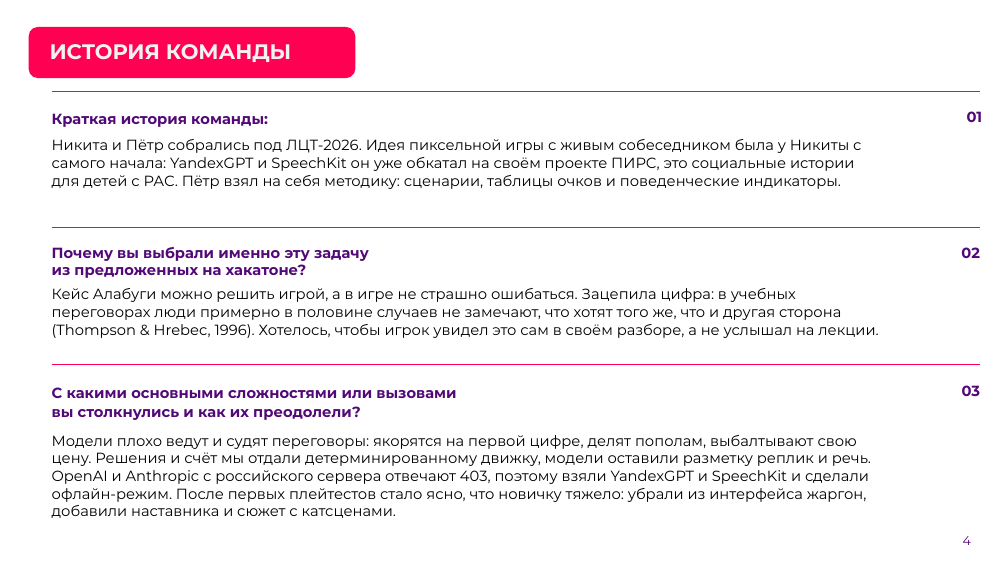
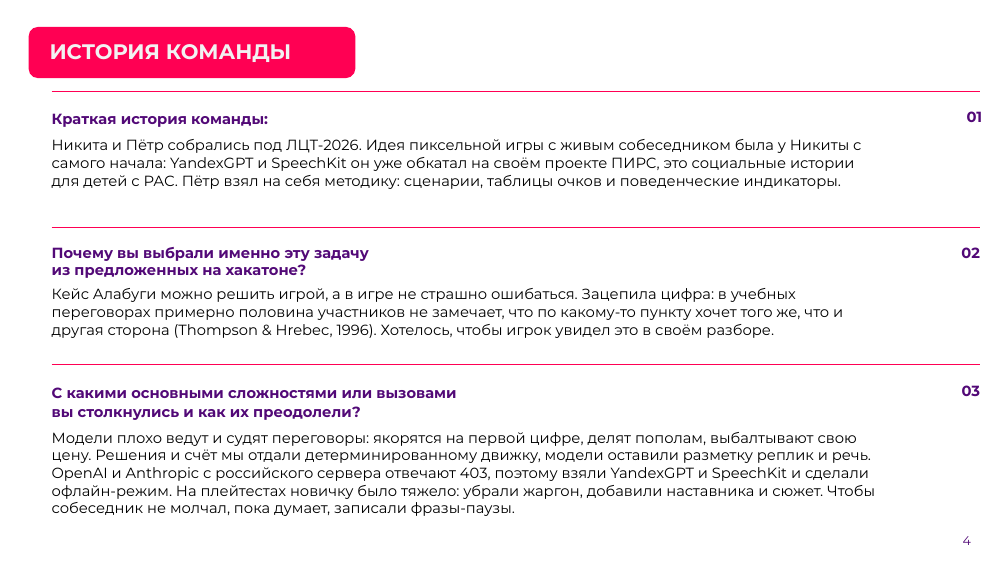
Before and after one commit to 57lol/arena-peregovorov, a slide deck: slide 4 of docs/presentation.pptx. Drawn at 1008x567 pixels with LibreOffice and Linux fonts; fonts in the diff are those of the drawing; background and template pictures are left out. Boxes give left, top, right and bottom in pixels: in the first picture for what was removed or moved away, otherwise in the second. Text is boxed around its words. In the diff, an @@ line names an element or a change of style, - is before the commit and + after.

Commit message:
Презентация: вёрстка по шаблону ЛЦТ и актуальное содержание
Починил фото и скрины (плейсхолдеры теряли размеры), плашки заголовков, график поведения, квадраты на слайде про ход, заливку карточек. Добавил слайды «Как проверить за 5 минут» и «Голос и звук», обновил тексты: живые голоса и фразы-паузы, звук CC0, катсцены и галерея, режимы «Сюжет» и «Для жюри», кабинет руководителя, лаборатория, суточный бюджет, 314+ тестов. В репо — версия без ключа и пароля.

```diff
--- a/docs/presentation.pptx
+++ b/docs/presentation.pptx
@@ text at [52,288,843,338]: text changed @@
-Кейс Алабуги можно решить игрой, а в игре не страшно ошибаться. Зацепила цифра: в учебных переговорах люди примерно в половине случаев не замечают, что хотят того же, что и другая сторона (Thompson & Hrebec, 1996). Хотелось, чтобы игрок увидел это сам в своём разборе, а не услышал на лекции.
+Кейс Алабуги можно решить игрой, а в игре не страшно ошибаться. Зацепила цифра: в учебных переговорах примерно половина участников не замечает, что по какому-то пункту хочет того же, что и другая сторона (Thompson & Hrebec, 1996). Хотелось, чтобы игрок увидел это в своём разборе.
@@ text at [52,432,875,516]: text changed @@
-Модели плохо ведут и судят переговоры: якорятся на первой цифре, делят пополам, выбалтывают свою цену. Решения и счёт мы отдали детерминированному движку, модели оставили разметку реплик и речь. OpenAI и Anthropic с российского сервера отвечают 403, поэтому взяли YandexGPT и SpeechKit и сделали офлайн-режим. После первых плейтестов стало ясно, что новичку тяжело: убрали из интерфейса жаргон, добавили наставника и сюжет с катсценами.
+Модели плохо ведут и судят переговоры: якорятся на первой цифре, делят пополам, выбалтывают свою цену. Решения и счёт мы отдали детерминированному движку, модели оставили разметку реплик и речь. OpenAI и Anthropic с российского сервера отвечают 403, поэтому взяли YandexGPT и SpeechKit и сделали офлайн-режим. На плейтестах новичку было тяжело: убрали жаргон, добавили наставника и сюжет. Чтобы собеседник не молчал, пока думает, записали фразы-паузы.
```
Also in this commit, not shown: 15 other slides changed, 2 slides added, 1 other file.
